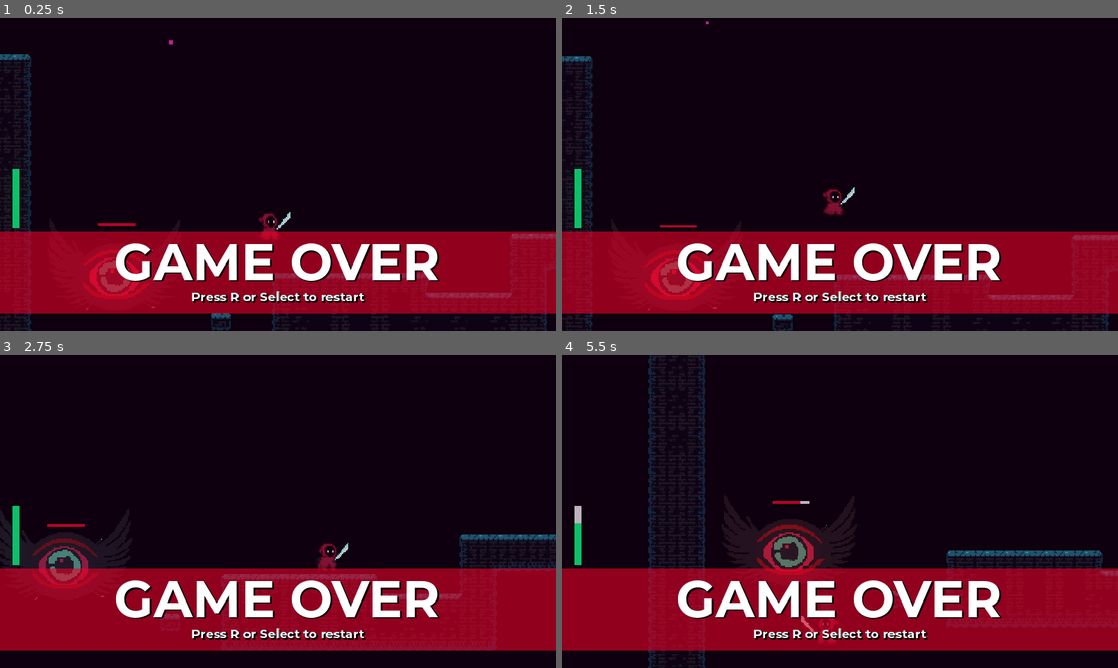
Above: before the commit, frames 1-4 (two rows, left to right).
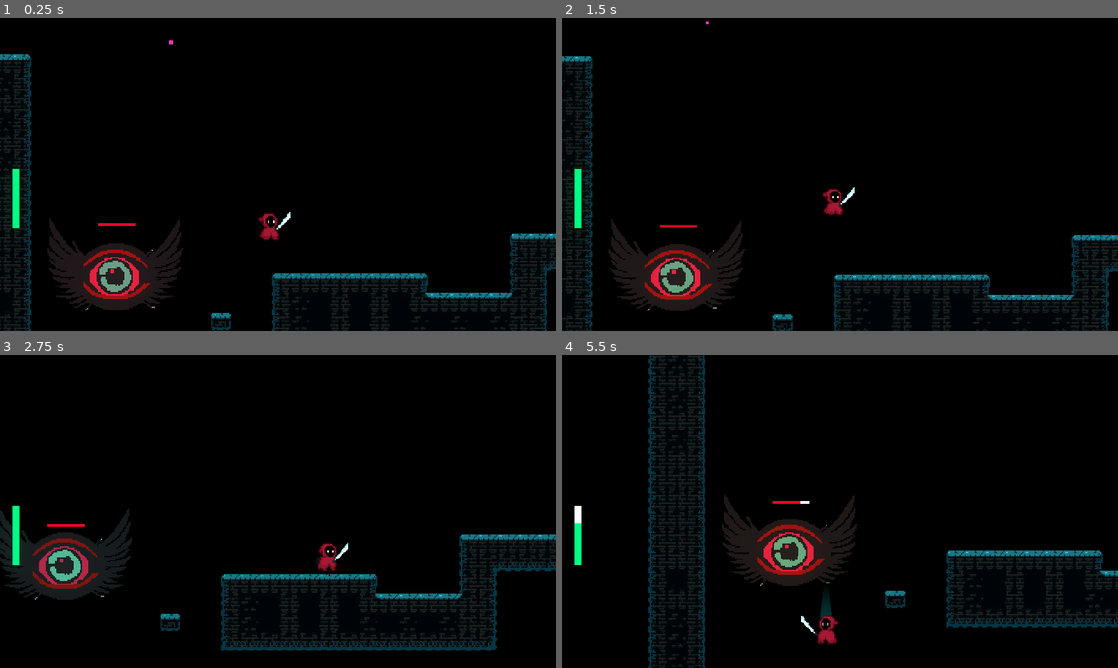
Above: after the commit, the same moments.

Repository: Driannn/AcerolaJam0
Game: Godot game, scene res://Scenes/Main scene/main_scene.tscn
Same seed, same stepped clock (60 frames per second), same inputs: the game is played once before the commit and once after it.
Inputs (mouse positions are in pixels of both pictures, inside the frame that each line leads up to):
- Up to frame 1 (0.25 s): no input
- Up to frame 2 (1.5 s): tap R (restart) at 0.5, 1.25 s; move the mouse to (962, 158) at 0.52 s; hold D (move_right) 0.53-1.28 s; tap X (attack) at 0.6 s; click (962, 158) at 0.67 s; tap Space (jump) at 0.77 s; move the mouse to (728, 190) at 1.27 s; hold S from 1.28 s (still down); tap C (dash) at 1.35 s
- Up to frame 3 (2.75 s): tap Space (jump) at 1.52 s; tap R (restart) at 2 s; move the mouse to (333, 442) at 2.02 s; release S at 2.03 s; hold D (move_right) from 2.03 s (still down); hold F from 2.03 s (still down)
- Up to frame 4 (5.5 s): tap R (restart) at 2.75, 3.5, 4.25 s; move the mouse to (812, 574) at 2.77 s; release D (move_right) at 2.78 s; release F at 2.78 s; hold W 2.78-3.53 s; tap X (attack) at 2.85, 5.1 s; click (812, 574) at 2.92 s; tap Space (jump) at 3.02, 3.77, 4.52 s; move the mouse to (1006, 558) at 3.52 s; hold A (move_left) 3.53-5.03 s; tap C (dash) at 3.6 s; move the mouse to (673, 464) at 4.27 s; tap F at 4.35 s; move the mouse to (867, 511) at 5.02 s; hold S from 5.03 s (still down); click (867, 511) at 5.17 s

The runs differ from the first frame. In frame 1, 26% of the frame differs, in the area x 0-100%, y 7-96%; in frame 2, 26%; in frame 3, 27%; in frame 4, 27%, in the area x 0-100%, y 46-95%.

Commit message:
game over screen doing good i believe

Diff:
--- a/Scenes/Main scene/GameManager.gd
+++ b/Scenes/Main scene/GameManager.gd
@@ -1,17 +1,22 @@
 extends Node
 
-#
-#@onready var player_health = %MyPlayer
-#
+
+@onready var player = %MyPlayer
+@onready var game_over_screen = %GameOverScreen
+
 func _process(_delta):
+
+	if player.is_dead:
+		show_game_over_screen()
 
 	restart_scene()
 
-	#change to other scene
-	#get_tree().change_scene_to_file("res://Scenes/Main scene/main_scene.tscn")
 
 
 ##restart on R
 func restart_scene():
 	if Input.is_action_just_pressed("restart"):
 		get_tree().reload_current_scene()
+
+func show_game_over_screen():
+	game_over_screen.visible = true
--- a/Scenes/Main scene/main_scene.tscn
+++ b/Scenes/Main scene/main_scene.tscn
@@ -107,3 +107,5 @@
 offset_bottom = 40.0
 
 [node name="GameOverScreen" parent="UIElements" instance=ExtResource("7_y7ix1")]
+unique_name_in_owner = true
+visible = false
--- a/Scenes/Player/my_player.gd
+++ b/Scenes/Player/my_player.gd
@@ -176,9 +176,9 @@
 		is_dead = true
 		sword.visible = false
 		ap.play("dead")
-		velocity.x * 0.1
-
-func dead_no_slippery(delta):
+
+
+func dead_no_slippery(_delta):
 	if is_dead:
 		velocity.x = 0
 
--- a/Scenes/Player/my_player.tscn
+++ b/Scenes/Player/my_player.tscn
@@ -166,6 +166,18 @@
 "transitions": PackedFloat32Array(1, 1, 1, 1, 1),
 "update": 1,
 "values": [Vector2i(1, 7), Vector2i(2, 7), Vector2i(3, 7), Vector2i(4, 7), Vector2i(5, 7)]
+}
+tracks/1/type = "value"
+tracks/1/imported = false
+tracks/1/enabled = true
+tracks/1/path = NodePath("Sprite2D:modulate")
+tracks/1/interp = 1
+tracks/1/loop_wrap = true
+tracks/1/keys = {
+"times": PackedFloat32Array(0),
+"transitions": PackedFloat32Array(1),
+"update": 0,
+"values": [Color(1, 1, 1, 1)]
 }
 
 [sub_resource type="AnimationLibrary" id="AnimationLibrary_pgd4j"]
--- /dev/null
+++ b/Scenes/UI/GameOverScreen.gd
@@ -0,0 +1,6 @@
+extends CanvasLayer
+
+
+# Called when the node enters the scene tree for the first time.
+func _ready():
+	pass # Replace with function body.
--- a/Scenes/UI/GameOverScreen.tscn
+++ b/Scenes/UI/GameOverScreen.tscn
@@ -1,10 +1,51 @@
-[gd_scene load_steps=2 format=3 uid="uid://cwo3p17l08hsm"]
+[gd_scene load_steps=6 format=3 uid="uid://cwo3p17l08hsm"]
 
 [ext_resource type="FontFile" uid="uid://dl8ifxf7qv5ji" path="res://Assets/Fonts/Montserrat-Bold.otf" id="1_j26b0"]
+[ext_resource type="Script" path="res://Scenes/UI/GameOverScreen.gd" id="1_pqter"]
+
+[sub_resource type="Animation" id="Animation_s7ows"]
+length = 0.001
+tracks/0/type = "value"
+tracks/0/imported = false
+tracks/0/enabled = true
+tracks/0/path = NodePath("GameOverShadow:position")
+tracks/0/interp = 1
+tracks/0/loop_wrap = true
+tracks/0/keys = {
+"times": PackedFloat32Array(0),
+"transitions": PackedFloat32Array(1),
+"update": 0,
+"values": [Vector2(-266, -1)]
+}
+
+[sub_resource type="Animation" id="Animation_066q6"]
+resource_name = "ShadowAnimation"
+length = 3.0
+loop_mode = 1
+tracks/0/type = "value"
+tracks/0/imported = false
+tracks/0/enabled = true
+tracks/0/path = NodePath("GameOverShadow:position")
+tracks/0/interp = 1
+tracks/0/loop_wrap = true
+tracks/0/keys = {
+"times": PackedFloat32Array(0, 0.2, 2.8, 3),
+"transitions": PackedFloat32Array(1, 1, 1, 1),
+"update": 0,
+"values": [Vector2(-271, 98), Vector2(-266, -1), Vector2(450, -1), Vector2(450, 98)]
+}
+
+[sub_resource type="AnimationLibrary" id="AnimationLibrary_myqh2"]
+_data = {
+"RESET": SubResource("Animation_s7ows"),
+"ShadowAnimation": SubResource("Animation_066q6")
+}
 
 [node name="GameOverScreen" type="CanvasLayer"]
+script = ExtResource("1_pqter")
 
 [node name="Gray" type="ColorRect" parent="."]
+visible = false
 anchors_preset = 15
 anchor_right = 1.0
 anchor_bottom = 1.0
@@ -21,7 +62,25 @@
 offset_bottom = 112.0
 grow_horizontal = 2
 grow_vertical = 2
-color = Color(0.945098, 0, 0.156863, 0.576471)
+color = Color(0.945098, 0, 0.172549, 0.184314)
+
+[node name="GameOverShadow" type="Label" parent="Color"]
+layout_mode = 1
+anchors_preset = 14
+anchor_top = 0.5
+anchor_right = 1.0
+anchor_bottom = 0.5
+offset_left = -266.0
+offset_top = -34.0
+offset_right = -450.0
+offset_bottom = 17.0
+grow_horizontal = 2
+grow_vertical = 2
+theme_override_colors/font_color = Color(0, 0, 0, 0.760784)
+theme_override_fonts/font = ExtResource("1_j26b0")
+theme_override_font_sizes/font_size = 41
+text = "GAME OVER"
+horizontal_alignment = 1
 
 [node name="GameOver" type="Label" parent="Color"]
 layout_mode = 1
@@ -32,9 +91,7 @@
 offset_bottom = -15.0
 grow_horizontal = 2
 grow_vertical = 2
-theme_override_colors/font_color = Color(1, 1, 1, 1)
-theme_override_colors/font_shadow_color = Color(0, 0, 0, 1)
-theme_override_colors/font_outline_color = Color(0, 0, 0, 1)
+theme_override_colors/font_color = Color(0.8, 0.8, 0.8, 1)
 theme_override_fonts/font = ExtResource("1_j26b0")
 theme_override_font_sizes/font_size = 41
 text = "GAME OVER"
@@ -49,11 +106,14 @@
 offset_bottom = -7.0
 grow_horizontal = 2
 grow_vertical = 2
-theme_override_colors/font_color = Color(1, 1, 1, 1)
-theme_override_colors/font_shadow_color = Color(0, 0, 0, 1)
-theme_override_colors/font_outline_color = Color(0, 0, 0, 1)
 theme_override_fonts/font = ExtResource("1_j26b0")
 theme_override_font_sizes/font_size = 10
 text = "Press R or Select to restart"
 horizontal_alignment = 1
 vertical_alignment = 2
+
+[node name="AnimationPlayer" type="AnimationPlayer" parent="Color"]
+libraries = {
+"": SubResource("AnimationLibrary_myqh2")
+}
+autoplay = "ShadowAnimation"
